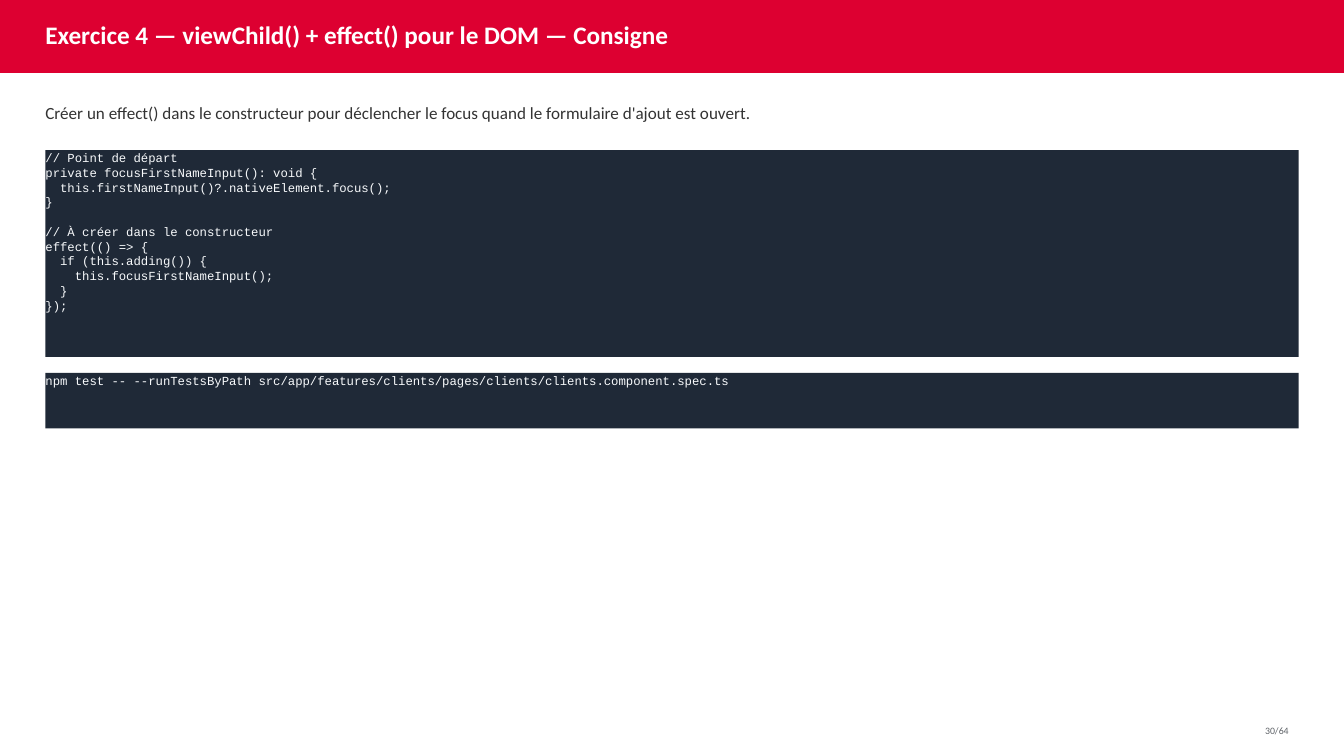
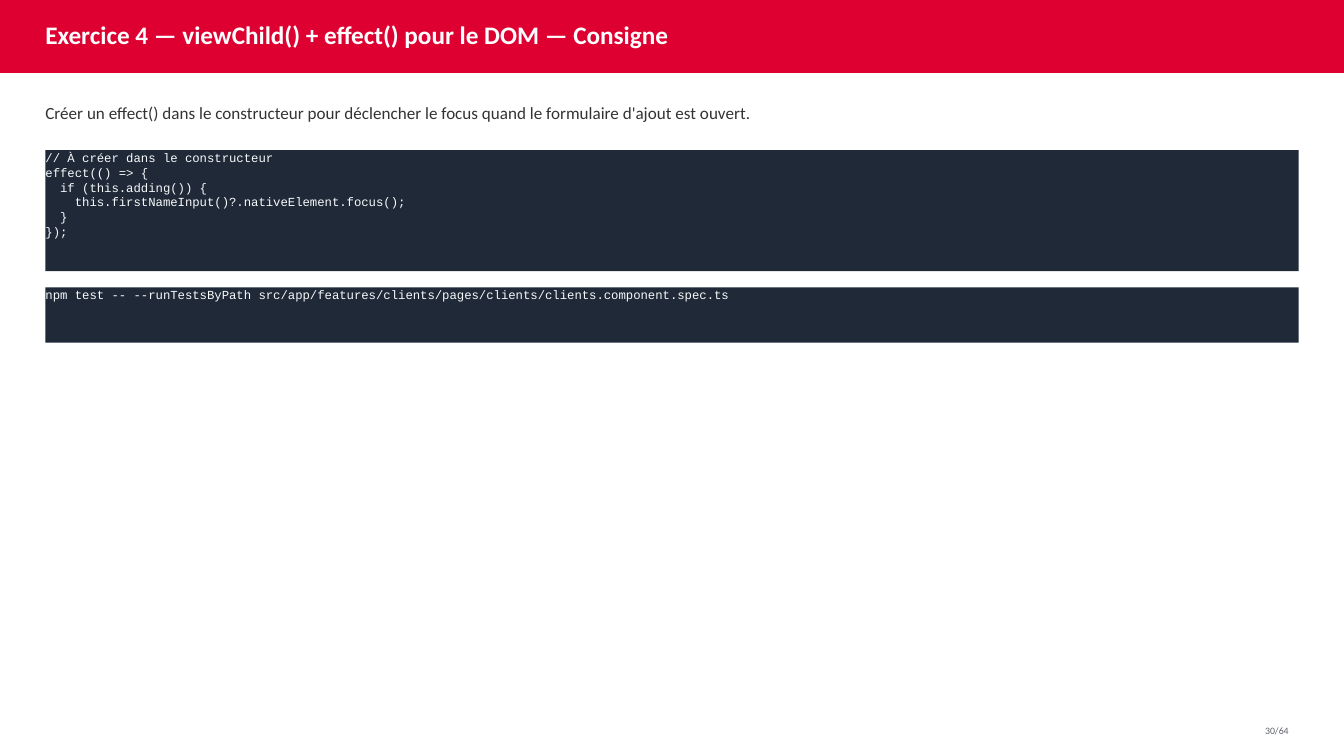
Before and after one commit to AchrafSlaoui/dojo-angular, a slide deck: slide 30 of docs/dojo-signals.pptx. Drawn at 1344x756 pixels with LibreOffice and Linux fonts; fonts in the diff are those of the drawing. Boxes give left, top, right and bottom in pixels: in the first picture for what was removed or moved away, otherwise in the second. Text is boxed around its words. In the diff, an @@ line names an element or a change of style, - is before the commit and + after.

Commit message:
retire helper focus exercice 4

```diff
--- a/docs/dojo-signals.pptx
+++ b/docs/dojo-signals.pptx
@@ text in rectangle at (x1=45, y1=153, x2=391, y2=195): paragraphs removed @@
-// Point de départ
-private focusFirstNameInput(): void {
-this.firstNameInput()?.nativeElement.focus();
-}
@@ rectangle "// À créer dans le ..." resized from (x1=45, y1=150, x2=1299, y2=357) to (x1=45, y1=150, x2=1299, y2=271) @@
@@ text in rectangle at (x1=75, y1=198, x2=406, y2=209): text changed @@
-this.focusFirstNameInput();
+this.firstNameInput()?.nativeElement.focus();
@@ rectangle "npm test -- --runTestsByPath src/app/features/clients/pages/ ..." moved from (x1=45, y1=373, x2=1299, y2=429) to (x1=45, y1=287, x2=1299, y2=343) @@
```
Also in this commit, not shown: 2 other files.
